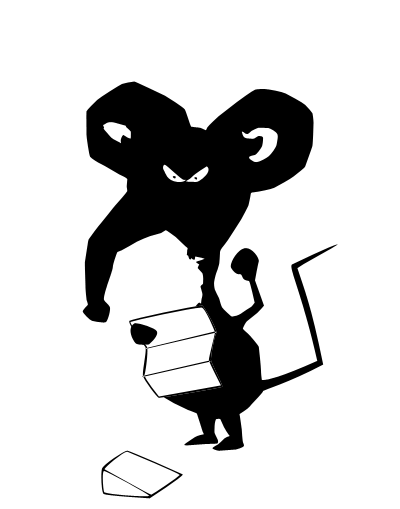
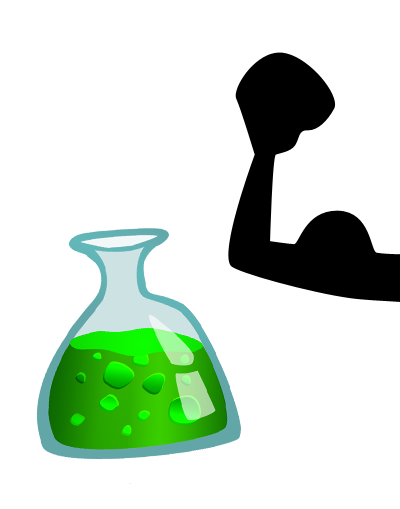
The second w=400, h=509 image is a revision of the first. Changes to its layers:
removed layer "Layer 6" over (101, 323, 183, 499)
removed layer "Layer 5" over (129, 305, 223, 398)
added layer "10 supplements" above "09 turkey" over (36, 52, 400, 460)
renamed "Layer 4" to "08 stupid offer", hid it, painted on it over (82, 81, 338, 499)
